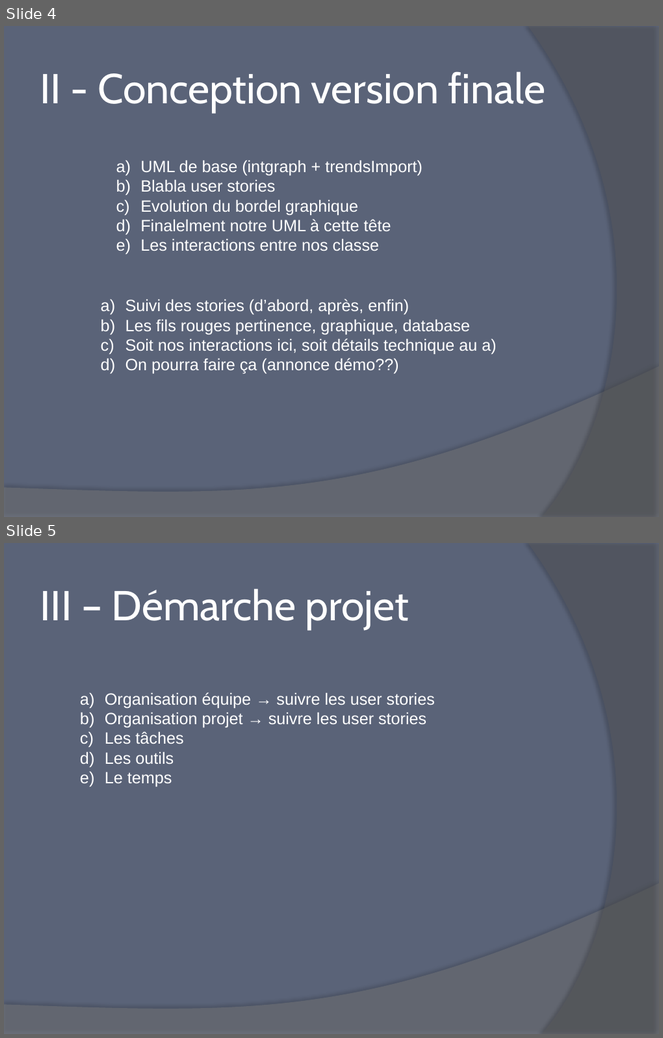
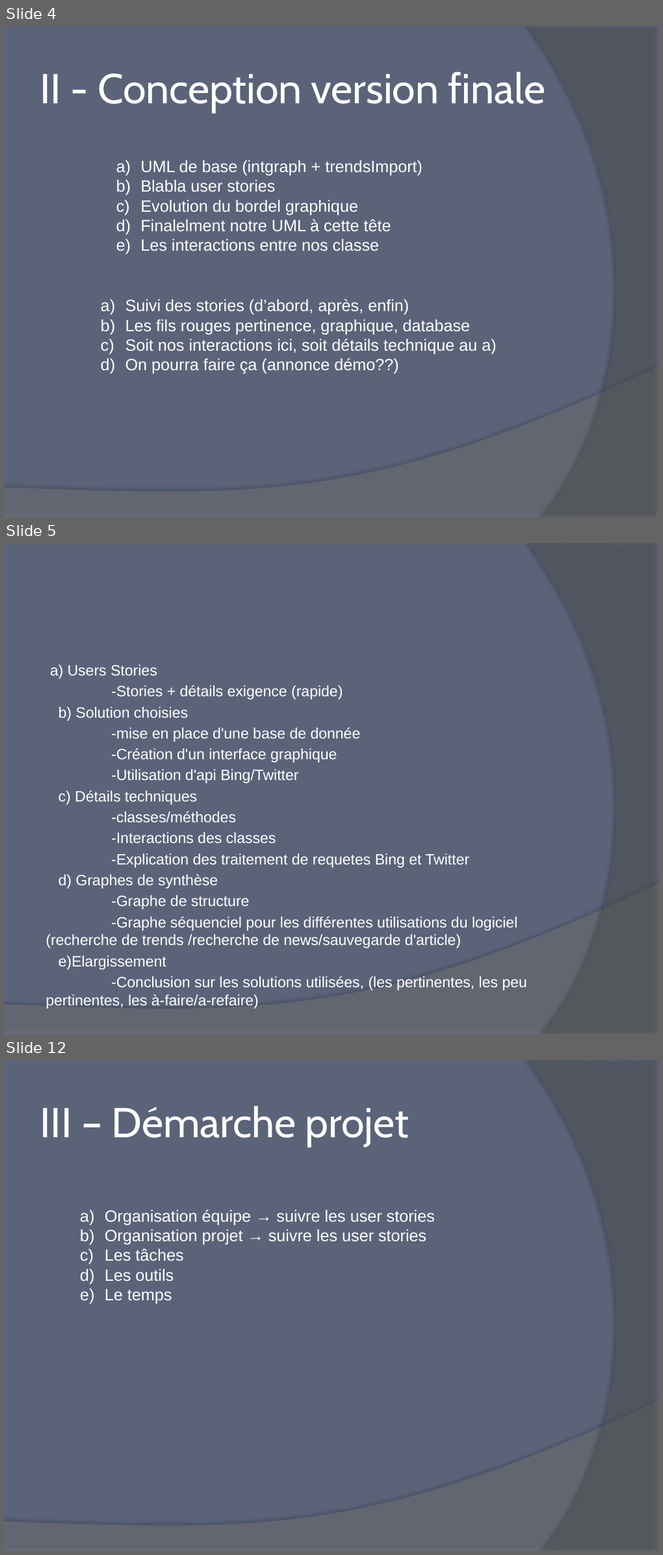
Before and after one commit to Firnen14/diapoTwittrend, a slide deck: Java_Slides.pptx. Shown one above the other, each under a label of ours: slides 4 and 5 before the commit, slides 4, 5 and 12 after it; the slides between them are not shown. The pictures are 663x1038 and 663x1555 pixels, drawn with LibreOffice and Linux fonts; fonts in the diff are those of the drawing. Boxes give left, top, right and bottom in pixels: in the first picture for what was removed or moved away, otherwise in the second. Text is boxed around its words. In the diff, an @@ line names an element or a change of style, - is before the commit and + after.

Commit message:
v2
v2

```diff
--- a/Java_Slides.pptx
+++ b/Java_Slides.pptx
@@ slide 5 added at (4,543,659,1034), background #5A6378; not listed: 2 template elements that a slide beside it also shows @@
@@ text added at (46,665,527,991), 16.5 pt, text #FFFFFF @@
+a) Users Stories
+-Stories + détails exigence (rapide)
+b) Solution choisies
+-mise en place d'une base de donnée
+-Création d'un interface graphique
+-Utilisation d'api Bing/Twitter
+c) Détails techniques
+-classes/méthodes
+-Interactions des classes
+-Explication des traitement de requetes Bing et Twitter
+d) Graphes de synthèse
+-Graphe de structure
+-Graphe séquenciel pour les différentes utilisations du logiciel (recherche de trends /recherche de news/sauvegarde d'article)
+e)Elargissement
+-Conclusion sur les solutions utilisées, (les pertinentes, les peu pertinentes, les à-faire/a-refaire)
@@ what was slide 5 is now slide 12 @@
```
Also in this commit, not shown: 6 other slides added.
